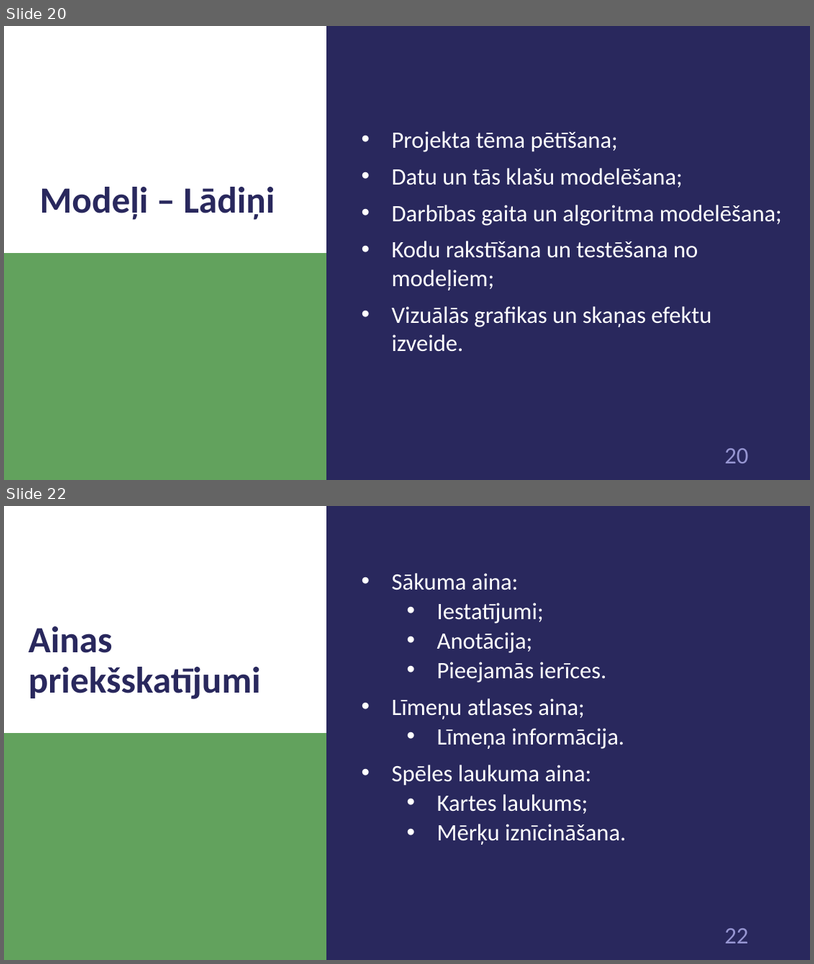
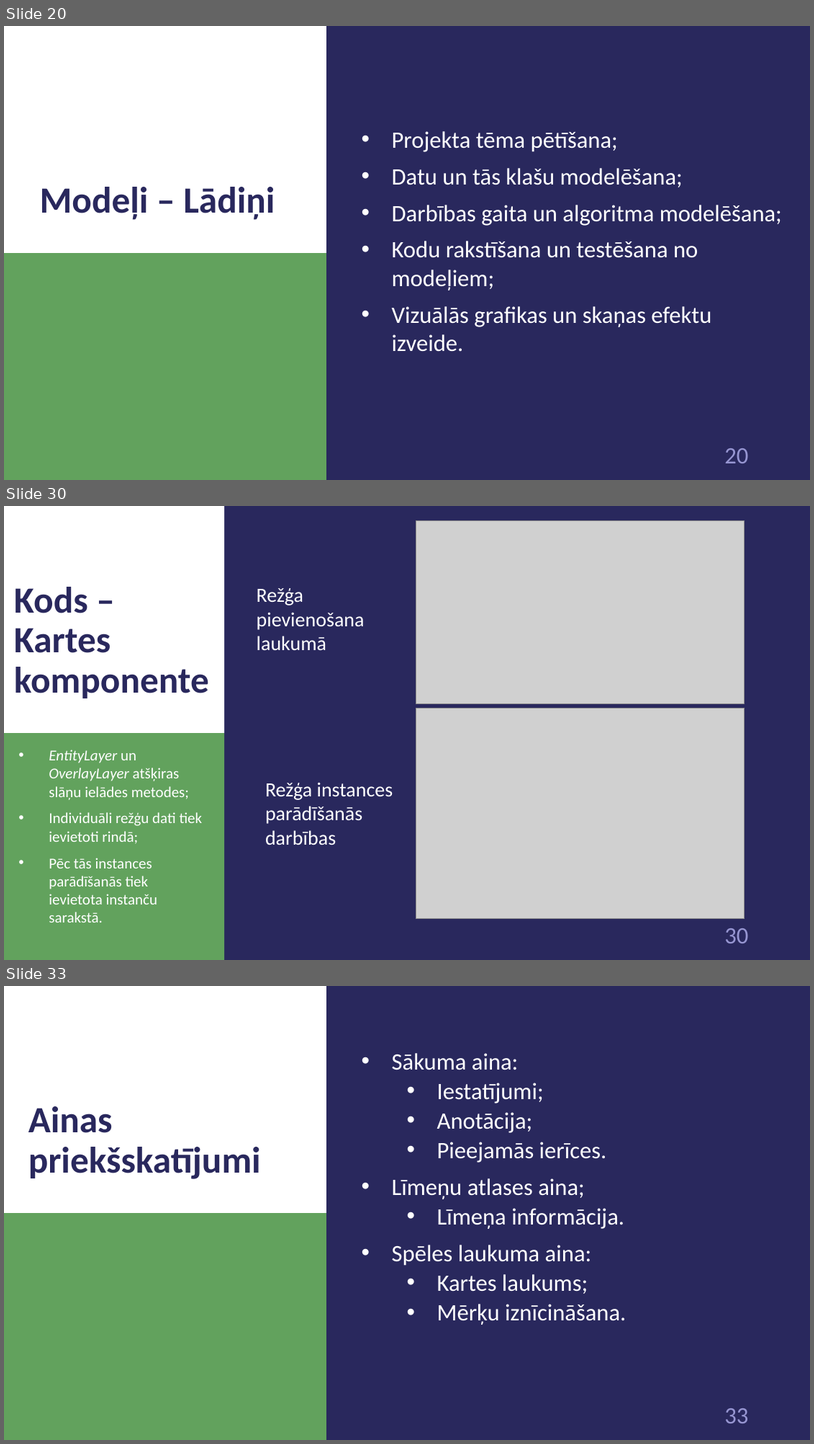
Before and after one commit to 1ivyatan/drumstalotajs, a slide deck: Documentation/Prezentācija.pptx. Shown one above the other, each under a label of ours: slides 20 and 22 before the commit, slides 20, 30 and 33 after it; the slides between them are not shown. The pictures are 814x964 and 814x1444 pixels, drawn with LibreOffice and Linux fonts; fonts in the diff are those of the drawing; grey boxes stand for pictures. Boxes give left, top, right and bottom in pixels: in the first picture for what was removed or moved away, otherwise in the second. Text is boxed around its words. In the diff, an @@ line names an element or a change of style, - is before the commit and + after.

```diff
--- a/Documentation/Prezentācija.pptx
+++ b/Documentation/Prezentācija.pptx
@@ slide 30 added at <box>4,506,810,960</box>, background #29285D; not listed: 1 template element that a slide beside it also shows @@
@@ rectangle added at <box>4,506,225,733</box>, fill #FFFFFF @@
@@ picture added at <box>416,520,745,703</box> @@
@@ title added at <box>14,587,209,698</box>, 44 pt, text #29285D, bold @@
+Kods – Kartes komponente
@@ text added at <box>257,588,365,650</box>, 24 pt, text #FFFFFF @@
+Režģa pievienošana laukumā
@@ picture added at <box>416,708,745,919</box> @@
@@ rectangle added at <box>4,733,225,960</box>, fill #62A25D @@
@@ text added at <box>49,749,203,922</box>, 18 pt, text #FFFFFF @@
+• EntityLayer un OverlayLayer atšķiras slāņu ielādes metodes;
+• Individuāli režģu dati tiek ievietoti rindā;
+• Pēc tās instances parādīšanās tiek ievietota instanču sarakstā.
@@ text added at <box>265,782,394,844</box>, 24 pt, text #FFFFFF @@
+Režģa instances parādīšanās darbības
@@ what was slide 22 is now slide 33 @@
@@ page number at <box>725,1408,748,1423</box>: text changed @@
-22
+33
```
Also in this commit, not shown: 3 slides changed, 11 other slides added, 1 slide removed.
